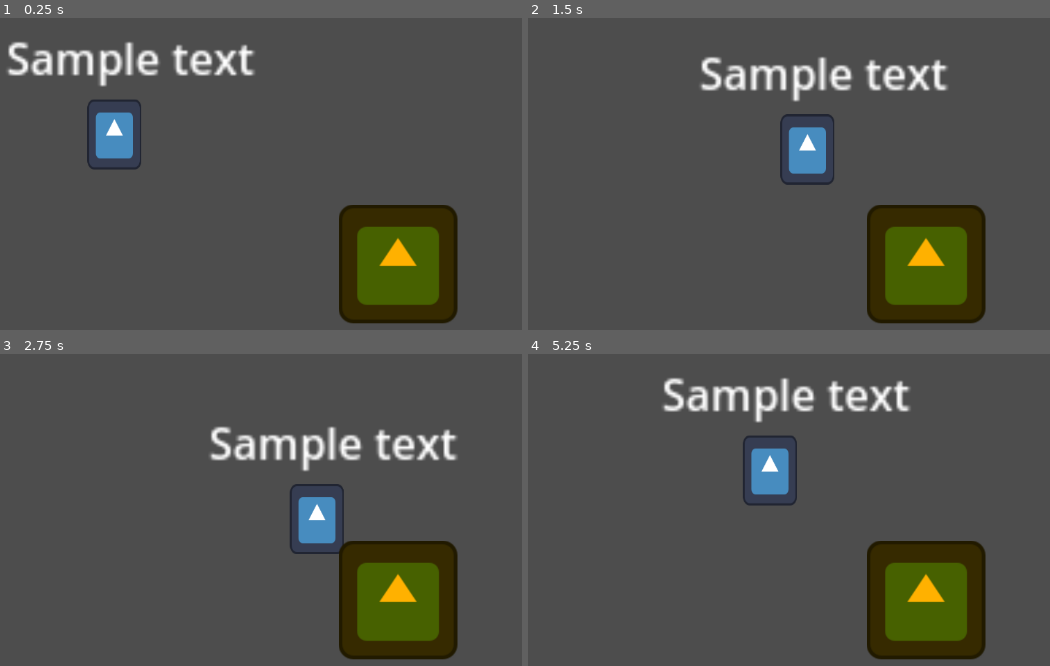
Above: before the commit, frames 1-4 (two rows, left to right).
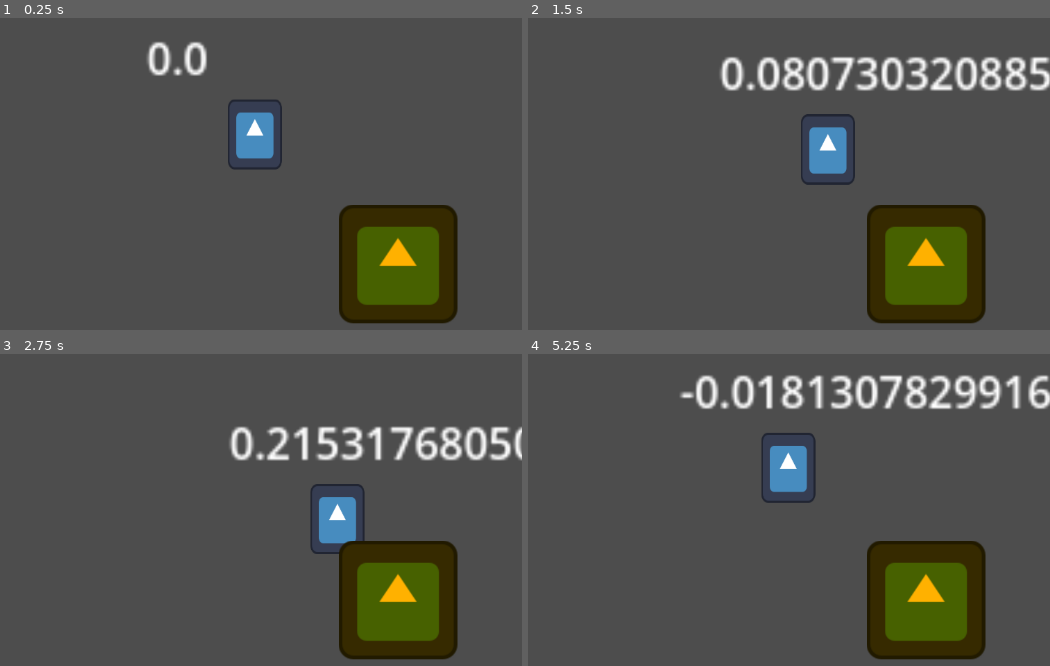
Above: after the commit, the same moments.

Repository: GoldenAppler-eng/Karmic-Staircase
Game: Godot game, scene res://scene/game.tscn
The game is run twice, just before and just after one commit, with the same random seed, the same clock (stepped at 60 frames per second) and the same inputs. The engine's default icon, where the game draws it, is replaced by a stand-in: a white triangle on a blue panel in a dark square.
Inputs:
- Up to frame 1 (0.25 s): no input
- Up to frame 2 (1.5 s): tap Enter at 0.5 s; hold D (move_right) 0.53-1.28 s; tap F (interact) at 0.6 s; hold S (move_down) from 1.28 s (still down); tap Space (attack) at 1.35 s
- Up to frame 3 (2.75 s): tap F (interact) at 1.55, 2.1 s; release S (move_down) at 2.03 s; hold D (move_right) from 2.03 s (still down)
- Up to frame 4 (5.25 s): release D (move_right) at 2.78 s; hold W (move_up) 2.78-3.53 s; tap Shift (sprint) at 2.85 s; tap F (interact) at 3.05, 3.6, 4.55, 5.1 s; tap Space (attack) at 3.5, 4.35 s; hold A (move_left) 3.53-5.03 s; hold S (move_down) from 5.03 s (still down)

The runs differ from the first frame. In frame 1, 5.9% of the frame differs, in the area x 1-55%, y 7-49%; in frame 2, 6.7%; in frame 3, 5.9%; in frame 4, 7.4%, in the area x 25-100%, y 6-49%.

Commit message:
Added rotation tracker component

Diff:
--- a/scene/game.tscn
+++ b/scene/game.tscn
@@ -1,11 +1,16 @@
-[gd_scene load_steps=3 format=3 uid="uid://c8kgiptw27hnk"]
+[gd_scene load_steps=4 format=3 uid="uid://c8kgiptw27hnk"]
 
 [ext_resource type="PackedScene" uid="uid://cdmckyq563mja" path="res://scene/player.tscn" id="1_5kiuu"]
 [ext_resource type="PackedScene" uid="uid://3hmeuxy5sim4" path="res://scene/board_pile.tscn" id="2_dbls1"]
 
+[sub_resource type="CircleShape2D" id="CircleShape2D_dbls1"]
+radius = 40.1123
+
 [node name="game" type="Node2D"]
 
-[node name="player" parent="." instance=ExtResource("1_5kiuu")]
+[node name="player" parent="." node_paths=PackedStringArray("origin_node") instance=ExtResource("1_5kiuu")]
+position = Vector2(52, 0)
+origin_node = NodePath("../origin")
 
 [node name="Camera2D" type="Camera2D" parent="."]
 position = Vector2(3, 4)
@@ -13,3 +18,9 @@
 
 [node name="board_pile" parent="." instance=ExtResource("2_dbls1")]
 position = Vector2(105, 48)
+
+[node name="origin" type="RigidBody2D" parent="."]
+gravity_scale = 0.0
+
+[node name="CollisionShape2D" type="CollisionShape2D" parent="origin"]
+shape = SubResource("CircleShape2D_dbls1")
--- a/scene/player.tscn
+++ b/scene/player.tscn
@@ -12,6 +12,7 @@
 [ext_resource type="Script" uid="uid://c3vaqpne6gsdr" path="res://script/state/InteractState.gd" id="8_ivps1"]
 [ext_resource type="PackedScene" uid="uid://cqttkqoc4j0fr" path="res://scene/speech_text.tscn" id="10_n7ghd"]
 [ext_resource type="PackedScene" uid="uid://bdsdvn2l2ejwd" path="res://scene/interacter_component.tscn" id="11_dk1vr"]
+[ext_resource type="Script" uid="uid://dlihm53dfpyd5" path="res://script/component/RotationTrackerComponent.gd" id="13_34jf3"]
 
 [sub_resource type="CapsuleShape2D" id="CapsuleShape2D_onrkg"]
 
@@ -81,7 +82,12 @@
 shape = SubResource("CircleShape2D_34jf3")
 
 [node name="speech_text" parent="." instance=ExtResource("10_n7ghd")]
+unique_name_in_owner = true
 offset_left = -40.0
 offset_top = -39.0
 offset_right = -40.0
 offset_bottom = -39.0
+
+[node name="rotation_tracker_component" type="Node" parent="."]
+unique_name_in_owner = true
+script = ExtResource("13_34jf3")
--- a/scene/speech_text.tscn
+++ b/scene/speech_text.tscn
@@ -1,4 +1,6 @@
-[gd_scene format=3 uid="uid://cqttkqoc4j0fr"]
+[gd_scene load_steps=2 format=3 uid="uid://cqttkqoc4j0fr"]
+
+[ext_resource type="Script" uid="uid://tnkymnkapuwv" path="res://script/SpeechText.gd" id="1_uemjf"]
 
 [node name="speech_text" type="Control"]
 layout_mode = 3
@@ -7,6 +9,7 @@
 anchor_bottom = 1.0
 grow_horizontal = 2
 grow_vertical = 2
+script = ExtResource("1_uemjf")
 
 [node name="Label" type="Label" parent="."]
 layout_mode = 0
--- a/script/Player.gd
+++ b/script/Player.gd
@@ -1,17 +1,27 @@
 extends CharacterBody2D
+
+@export var origin_node : Node2D
 
 @onready var input_brain: Node = %input_brain
 @onready var movement_component: MovementComponent = %movement_component
 @onready var state_machine: StateMachine = %state_machine
 @onready var interacter_component: InteracterComponent = %interacter_component
+@onready var rotation_tracker_component: RotationTrackerComponent = %rotation_tracker_component
+
+@onready var speech_text: SpeechText = %speech_text
 
 func _ready() -> void:
 	movement_component.init(self)
 	interacter_component.init(self)
+	rotation_tracker_component.init(self, origin_node)
 	state_machine.init(input_brain, movement_component, interacter_component)
 
 func _process(delta: float) -> void:
 	state_machine.process_frame(delta)
 
+	speech_text.set_text(str(rotation_tracker_component.psuedo_vertical_coordinate))
+
 func _physics_process(delta: float) -> void:
 	state_machine.process_physics(delta)
+
+	rotation_tracker_component.update_psuedo_vertical_coordinate()
--- /dev/null
+++ b/script/SpeechText.gd
@@ -0,0 +1,7 @@
+class_name SpeechText
+extends Control
+
+@onready var label: Label = $Label
+
+func set_text(text : String) -> void:
+	label.text = text
--- /dev/null
+++ b/script/component/RotationTrackerComponent.gd
@@ -0,0 +1,29 @@
+class_name RotationTrackerComponent
+extends Node
+
+const STEP_PER_RADIAN : float = 1
+
+var origin : Vector2
+var actor : Node2D
+
+var prev_global_position : Vector2
+
+var psuedo_vertical_coordinate : float = 0
+
+func init(p_actor : Node2D, origin_node : Node2D) -> void:
+	actor = p_actor
+	origin = origin_node.global_position
+
+func update_psuedo_vertical_coordinate() -> void:
+	if not prev_global_position:
+		prev_global_position = actor.global_position
+		return
+
+	var origin_to_prev : Vector2 = prev_global_position - origin
+	var origin_to_current : Vector2 = actor.global_position - origin
+
+	var delta_radians : float = origin_to_prev.angle_to(origin_to_current)
+
+	psuedo_vertical_coordinate += delta_radians * STEP_PER_RADIAN
+
+	prev_global_position = actor.global_position
Not shown: 1 places in scene/player.tscn that only renumber resources
Not shown, added: script/SpeechText.gd.uid
Not shown, added: script/component/RotationTrackerComponent.gd.uid
